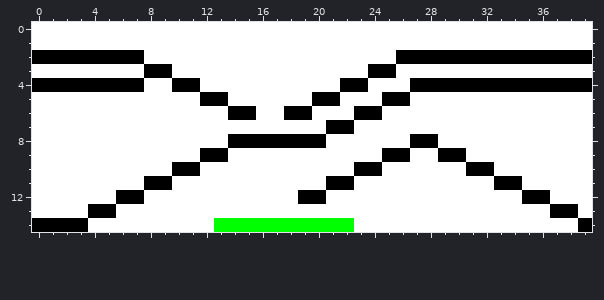
Pixel-art sprite -- levels/level_05.png. The picture above is the old version.
The file is 40x15 pixels.
After the commit:
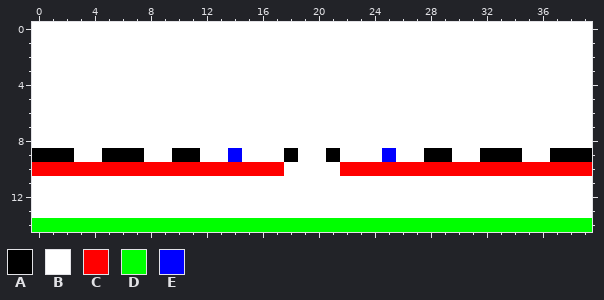
Palette (. is transparent): A #000000  B #ffffff  C #ff0000  D #00ff00  E #0000ff
What changed:
{"y":2,"x":0,"old":"AAAAAAAA","new":"BBBBBBBB"}
{"y":2,"x":26,"old":"AAAAAAAAAAAAAA","new":"BBBBBBBBBBBBBB"}
{"y":3,"x":8,"old":"AA","new":"BB"}
{"y":3,"x":24,"old":"AA","new":"BB"}
{"y":4,"x":0,"old":"AAAAAAAA","new":"BBBBBBBB"}
{"y":4,"x":10,"old":"AA","new":"BB"}
{"y":4,"x":22,"old":"AA","new":"BB"}
{"y":4,"x":27,"old":"AAAAAAAAAAAAA","new":"BBBBBBBBBBBBB"}
{"y":5,"x":12,"old":"AA","new":"BB"}
{"y":5,"x":20,"old":"AA","new":"BB"}
{"y":5,"x":25,"old":"AA","new":"BB"}
{"y":6,"x":14,"old":"AA","new":"BB"}
{"y":6,"x":18,"old":"AA","new":"BB"}
{"y":6,"x":23,"old":"AA","new":"BB"}
{"y":7,"x":21,"old":"AA","new":"BB"}
{"y":8,"x":14,"old":"AAAAAAA","new":"BBBBBBB"}
{"y":8,"x":27,"old":"AA","new":"BB"}
{"y":9,"x":0,"old":"BBB","new":"AAA"}
{"y":9,"x":5,"old":"BBB","new":"AAA"}
{"y":9,"x":10,"old":"BBAAB","new":"AABBE"}
{"y":9,"x":18,"old":"B","new":"A"}
{"y":9,"x":21,"old":"B","new":"A"}
{"y":9,"x":25,"old":"AA","new":"EB"}
{"y":9,"x":28,"old":"B","new":"A"}
{"y":9,"x":30,"old":"A","new":"B"}
{"y":9,"x":32,"old":"BBB","new":"AAA"}
{"y":9,"x":37,"old":"BBB","new":"AAA"}
{"y":10,"x":0,"old":"BBBBBBBBBBAABBBBBB","new":"CCCCCCCCCCCCCCCCCC"}
{"y":10,"x":22,"old":"BAABBBBBBAABBBBBBB","new":"CCCCCCCCCCCCCCCCCC"}
{"y":11,"x":8,"old":"AA","new":"BB"}
{"y":11,"x":21,"old":"AA","new":"BB"}
{"y":11,"x":33,"old":"AA","new":"BB"}
{"y":12,"x":6,"old":"AA","new":"BB"}
{"y":12,"x":19,"old":"AA","new":"BB"}
{"y":12,"x":35,"old":"AA","new":"BB"}
{"y":13,"x":4,"old":"AA","new":"BB"}
{"y":13,"x":37,"old":"AA","new":"BB"}
{"y":14,"x":0,"old":"AAAABBBBBBBBB","new":"DDDDDDDDDDDDD"}
{"y":14,"x":23,"old":"BBBBBBBBBBBBBBBBA","new":"DDDDDDDDDDDDDDDDD"}
{"label":"changed","picture_box":[32,50,592,232]}
